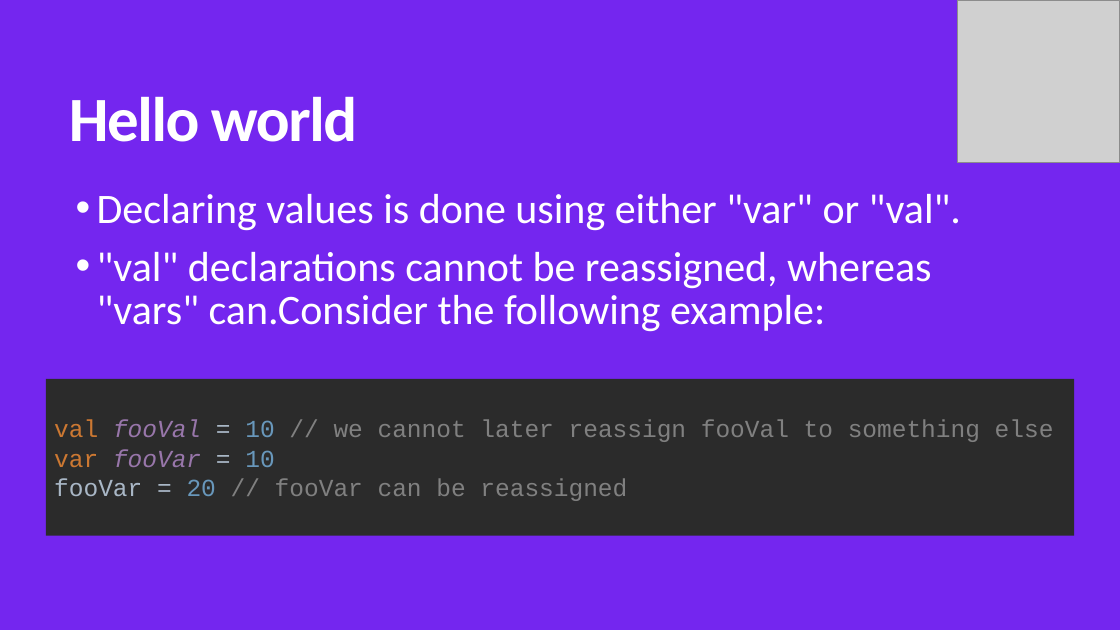
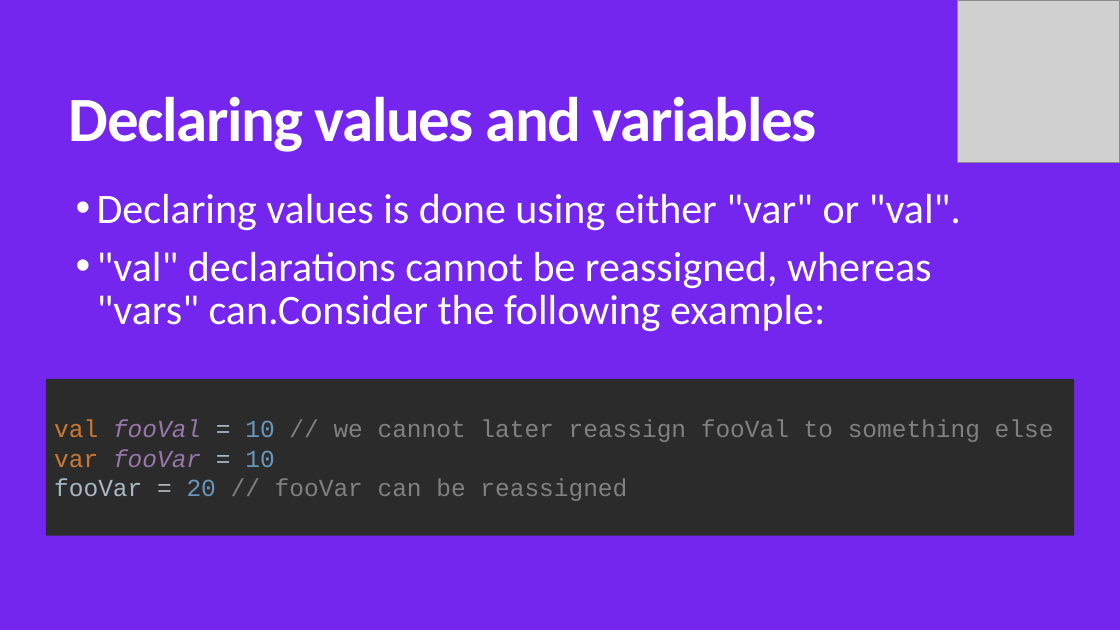
Before and after one commit to MohamedWael/Kotlin-crash-course, a slide deck: slide 22 of kotlin_intro.pptx (slide 21 before the commit). Drawn at 1120x630 pixels with LibreOffice and Linux fonts; fonts in the diff are those of the drawing; grey boxes stand for pictures. Boxes give left, top, right and bottom in pixels: in the first picture for what was removed or moved away, otherwise in the second. Text is boxed around its words. In the diff, an @@ line names an element or a change of style, - is before the commit and + after.

```diff
--- a/kotlin_intro.pptx
+++ b/kotlin_intro.pptx
@@ title at (69,96,817,152): text changed @@
-Hello world
+Declaring values and variables
```
Also in this commit, not shown: 15 other slides changed, 29 slides added, 1 slide removed, 1 other file.
